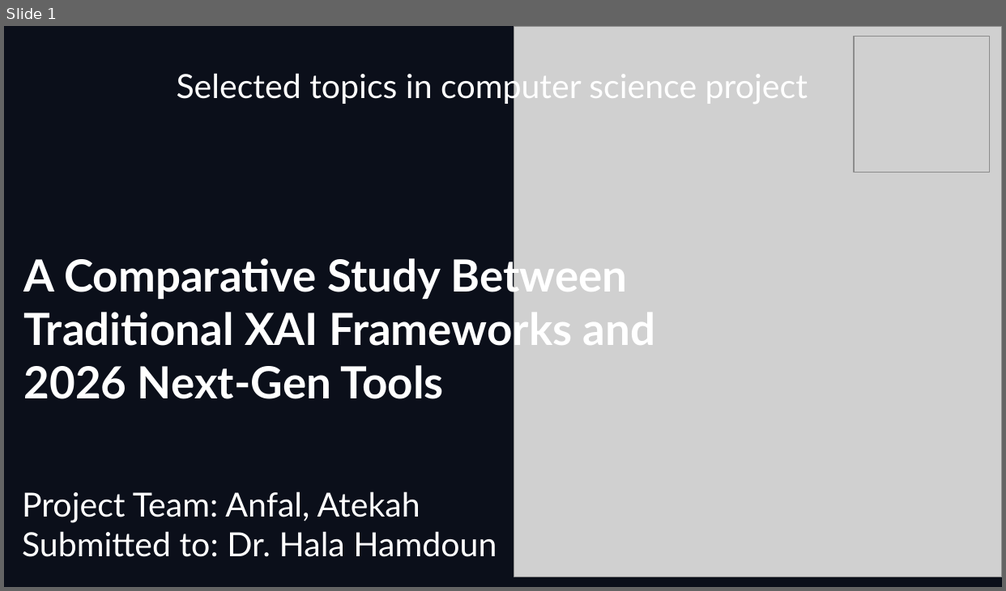
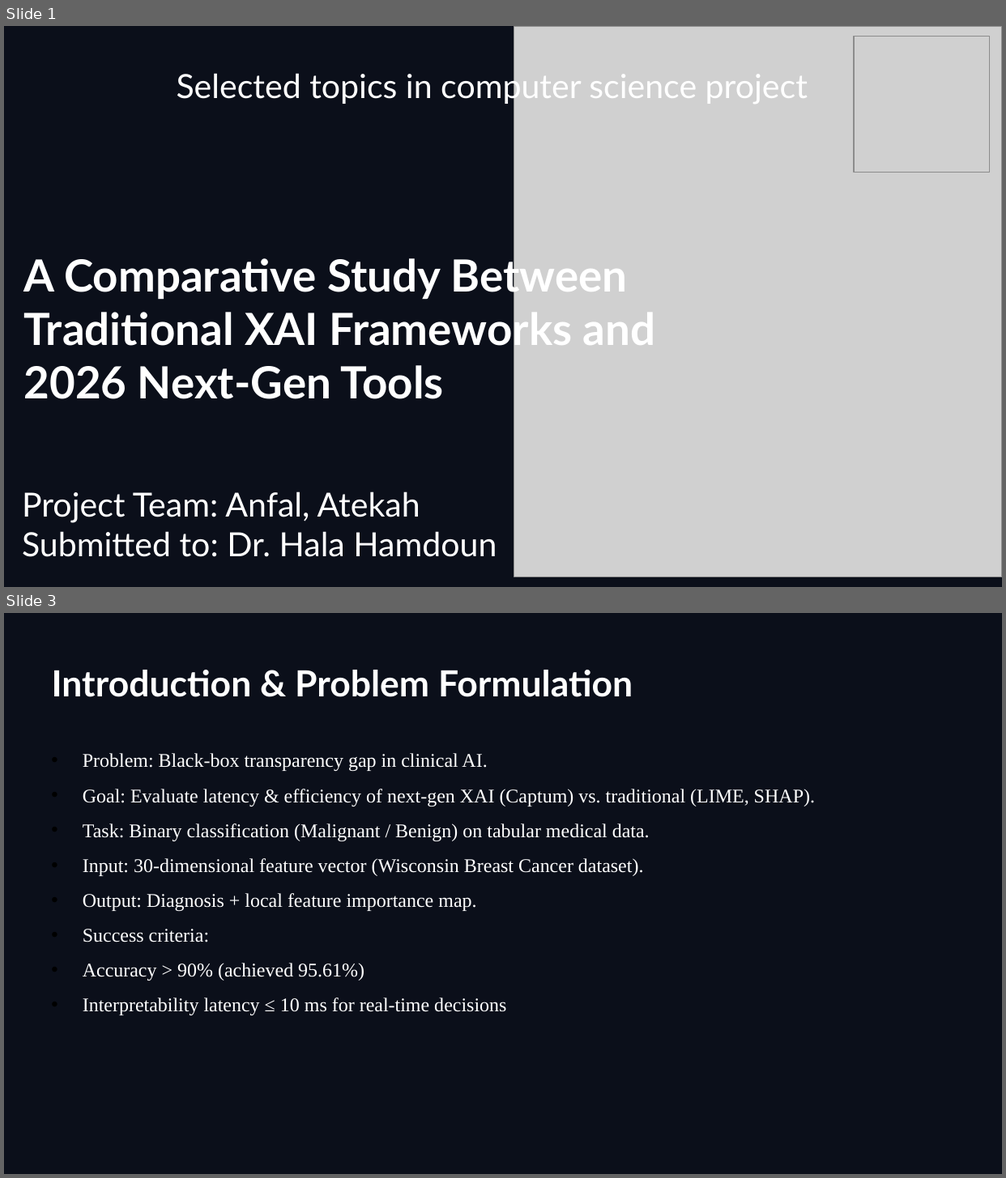
Before and after one commit to Anfal2004/XAI_M2, a slide deck: ST4CS_PPT.pptx. Shown one above the other, each under a label of ours: slide 1 before the commit, slides 1 and 3 after it; the slides between them are not shown. The pictures are 1006x591 and 1006x1178 pixels, drawn with LibreOffice and Linux fonts; fonts in the diff are those of the drawing; grey boxes stand for pictures; background and template pictures are left out. Boxes give left, top, right and bottom in pixels: in the first picture for what was removed or moved away, otherwise in the second. Text is boxed around its words. In the diff, an @@ line names an element or a change of style, - is before the commit and + after.

```diff
--- a/ST4CS_PPT.pptx
+++ b/ST4CS_PPT.pptx
@@ slide 3 added at (4,613,1002,1174), background picture (left out) @@
@@ title added at (52,670,633,697), 26 pt, text #FFFFFF, bold @@
+Introduction & Problem Formulation
@@ text added at (83,753,815,1016), 14 pt, text #FFFFFF @@
+• Problem: Black‑box transparency gap in clinical AI.
+• Goal: Evaluate latency & efficiency of next‑gen XAI (Captum) vs. traditional (LIME, SHAP).
+• Task: Binary classification (Malignant / Benign) on tabular medical data.
+• Input: 30‑dimensional feature vector (Wisconsin Breast Cancer dataset).
+• Output: Diagnosis + local feature importance map.
+• Success criteria:
+          • Accuracy > 90% (achieved 95.61%)
+          • Interpretability latency ≤ 10 ms for real‑time decisions
```
Also in this commit, not shown: 1 slide changed, 4 other slides added.
